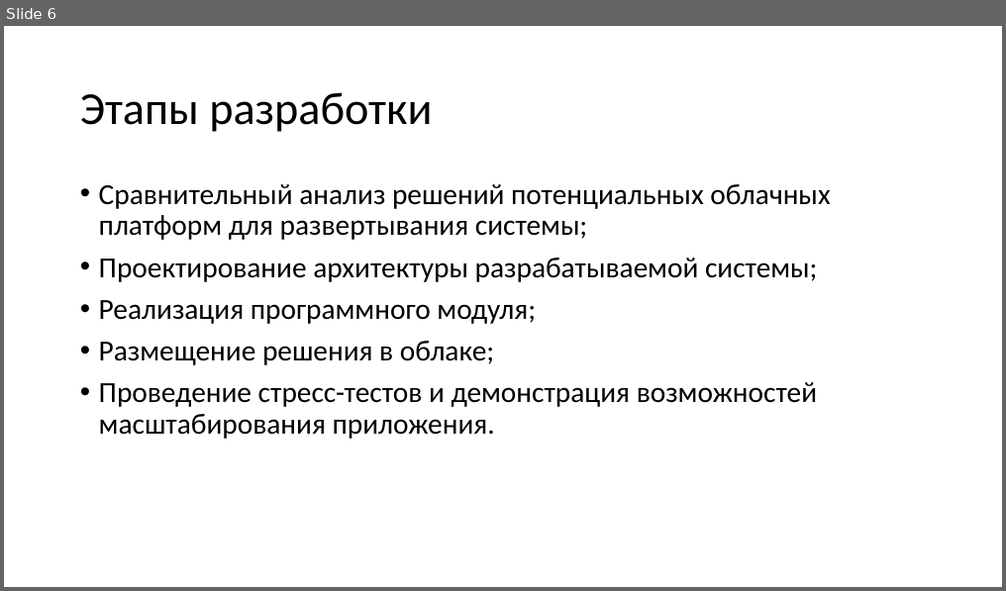
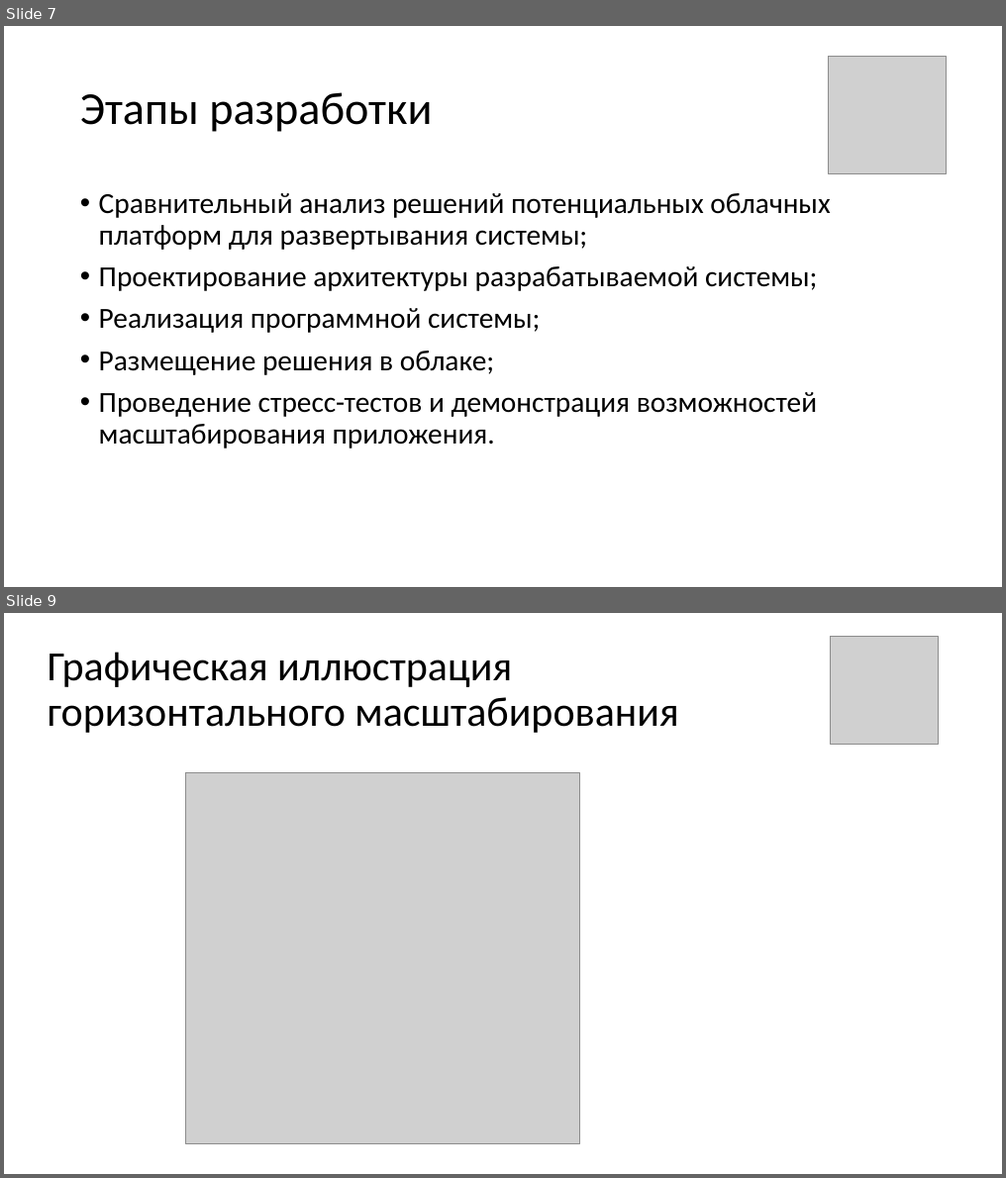
Before and after one commit to SkiStalker/BachelorsDegree, a slide deck: text/Масштабирование_вычислительных_мощностей.pptx. Shown one above the other, each under a label of ours: slide 6 before the commit, slides 7 and 9 after it; the slides between them are not shown. The pictures are 1006x591 and 1006x1178 pixels, drawn with LibreOffice and Linux fonts; fonts in the diff are those of the drawing; grey boxes stand for pictures. Boxes give left, top, right and bottom in pixels: in the first picture for what was removed or moved away, otherwise in the second. Text is boxed around its words. In the diff, an @@ line names an element or a change of style, - is before the commit and + after.

```diff
--- a/text/Масштабирование_вычислительных_мощностей.pptx
+++ b/text/Масштабирование_вычислительных_мощностей.pptx
@@ slide 9 added at (4, 613, 1002, 1174), background #FFFFFF @@
@@ picture added at (831, 636, 939, 744) @@
@@ title added at (48, 652, 678, 733), 40 pt, text #000000 @@
+Графическая иллюстрация
+горизонтального масштабирования
@@ picture added at (186, 773, 580, 1145) @@
@@ what was slide 6 is now slide 7 @@
@@ slide 7 changed as well @@
@@ picture added at (829, 56, 946, 174) @@
@@ text "Сравнительный анализ решений потенциальных облачных ...": place and size @@
-text "Сравнительный анализ решений потенциальных облачных ..." at (99, 184, 830, 439)
+text "Сравнительный анализ решений потенциальных облачных ..." at (99, 193, 830, 449)
@@ text at (99, 308, 541, 333): text changed @@
-• Реализация программного модуля;
+• Реализация программной системы;
```
Also in this commit, not shown: 7 other slides changed, 7 other slides added, 3 slides removed, 3 other files.
